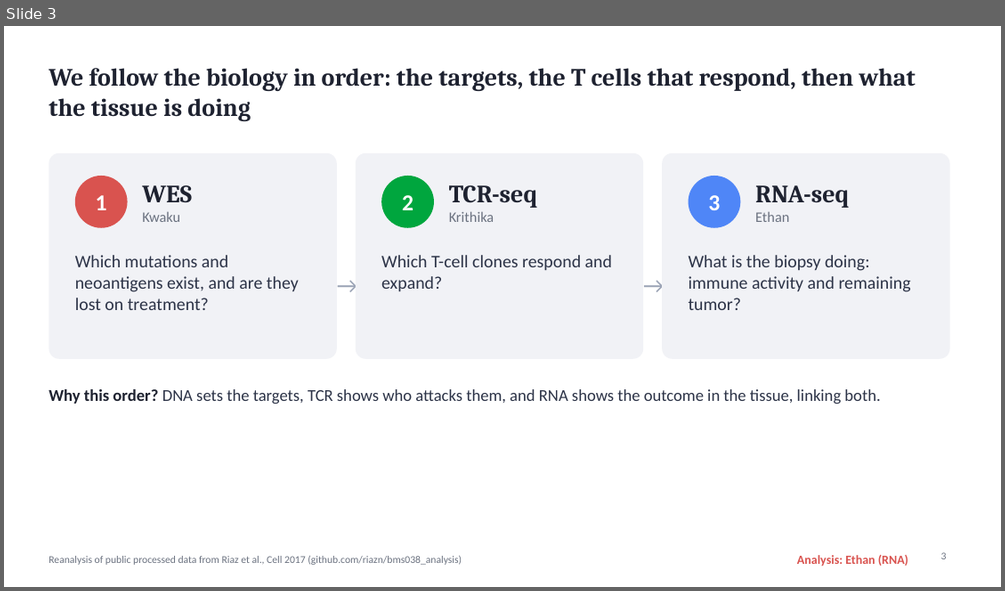
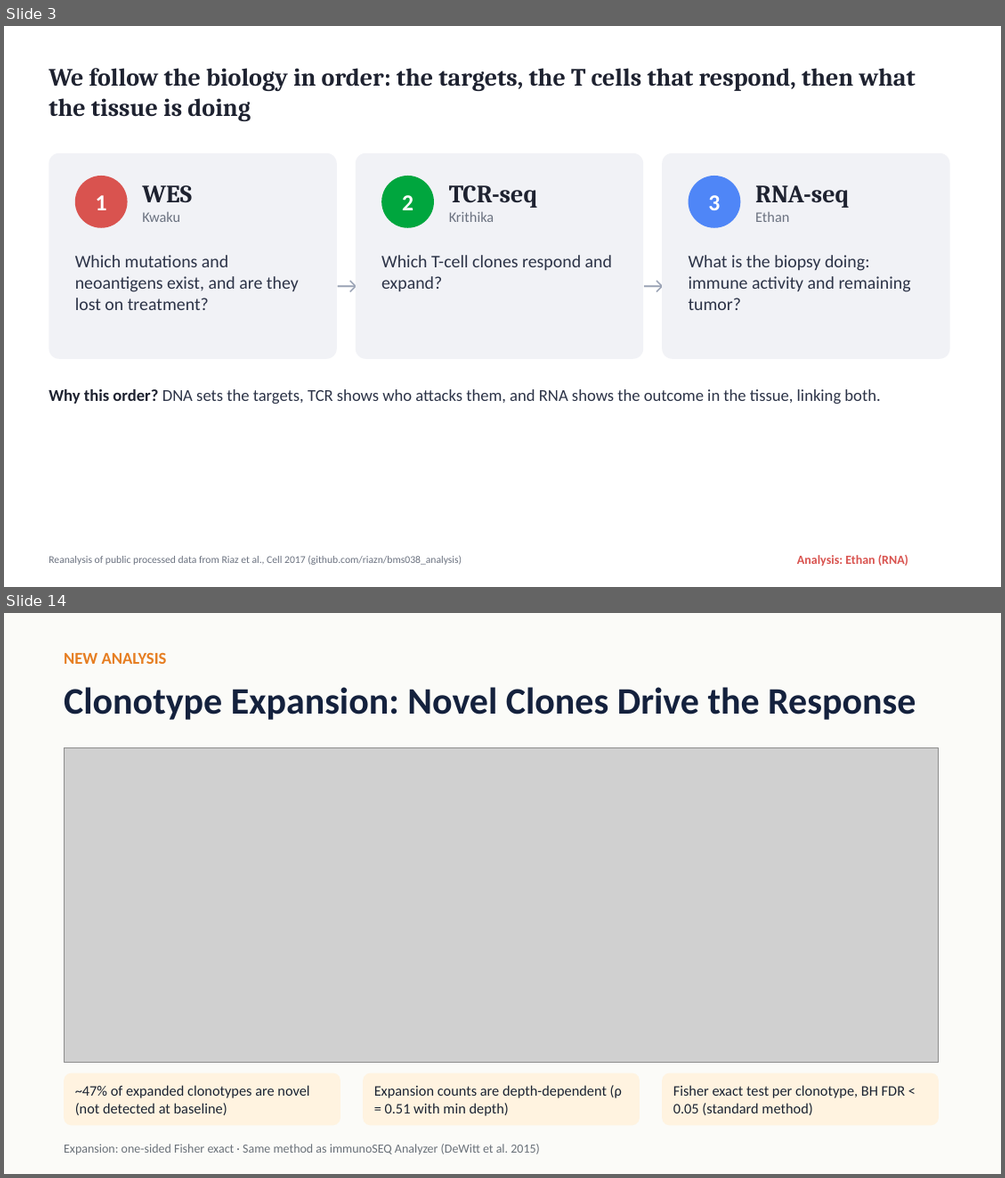
Before and after one commit to linethan04/Immunology-Final-Project, a slide deck: RNA_Ethan/slides/RNA_10slides_Ethan.pptx. Shown one above the other, each under a label of ours: slide 3 before the commit, slides 3 and 14 after it; the slides between them are not shown. The pictures are 1005x591 and 1005x1178 pixels, drawn with LibreOffice and Linux fonts; fonts in the diff are those of the drawing; grey boxes stand for pictures. Boxes give left, top, right and bottom in pixels: in the first picture for what was removed or moved away, otherwise in the second. Text is boxed around its words. In the diff, an @@ line names an element or a change of style, - is before the commit and + after.

```diff
--- a/RNA_Ethan/slides/RNA_10slides_Ethan.pptx
+++ b/RNA_Ethan/slides/RNA_10slides_Ethan.pptx
@@ slide 14 added at (x1=4, y1=613, x2=1001, y2=1174), background #FBFBF8 @@
@@ text added at (x1=64, y1=652, x2=167, y2=664), 16 pt, text #E67E22, bold @@
+NEW ANALYSIS
@@ text added at (x1=64, y1=687, x2=915, y2=720), 36 pt, text #14213D, bold @@
+Clonotype Expansion: Novel Clones Drive the Response
@@ picture added at (x1=64, y1=747, x2=938, y2=1062) @@
@@ rounded rectangle added at (x1=64, y1=1073, x2=340, y2=1126), fill #FFF3E0 @@
@@ text added at (x1=75, y1=1085, x2=309, y2=1115), 14 pt, text #1A2332 @@
+~47% of expanded clonotypes are novel (not detected at baseline)
@@ rounded rectangle added at (x1=363, y1=1073, x2=639, y2=1126), fill #FFF3E0 @@
@@ text added at (x1=374, y1=1085, x2=622, y2=1116), 14 pt, text #1A2332 @@
+Expansion counts are depth-dependent (ρ = 0.51 with min depth)
@@ rounded rectangle added at (x1=662, y1=1073, x2=938, y2=1126), fill #FFF3E0 @@
@@ text added at (x1=673, y1=1085, x2=905, y2=1115), 14 pt, text #1A2332 @@
+Fisher exact test per clonotype, BH FDR < 0.05 (standard method)
@@ text added at (x1=64, y1=1143, x2=540, y2=1154), 12 pt, text #6A7179 @@
+Expansion: one-sided Fisher exact · Same method as immunoSEQ Analyzer (DeWitt et al. 2015)
@@ slide 3 changed as well @@
@@ page number removed at (x1=941, y1=552, x2=947, y2=559) @@
-3
```
Also in this commit, not shown: 8 other slides changed, 17 other slides added, 1 slide removed, 5 other files.
